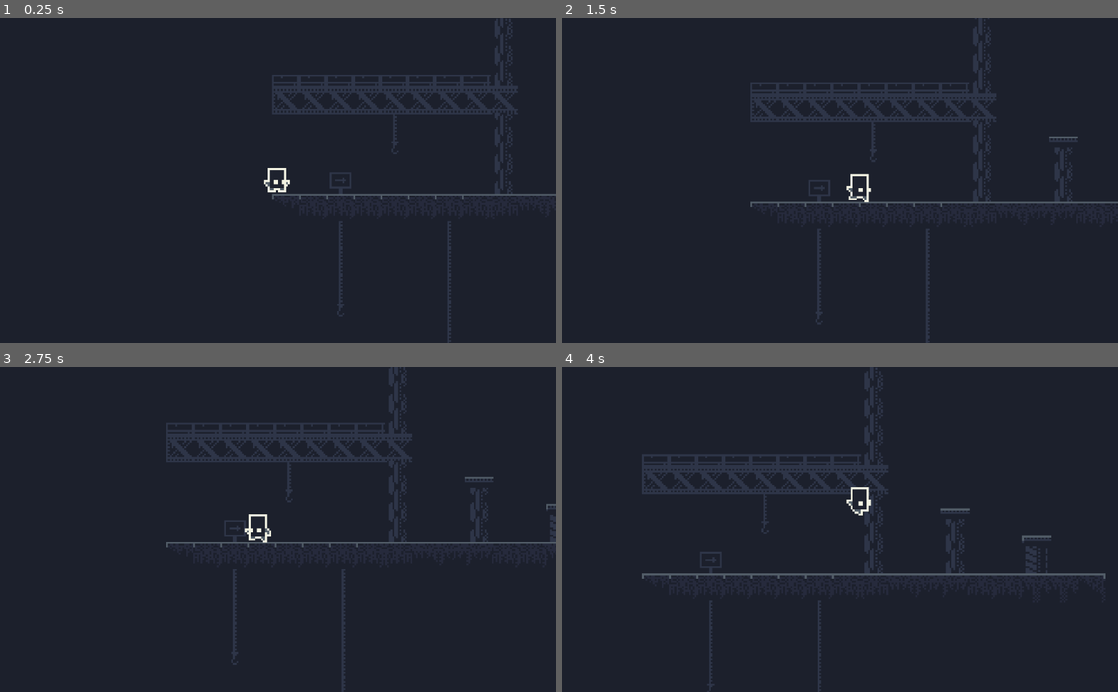
Above: before the commit, frames 1-4 (two rows, left to right).
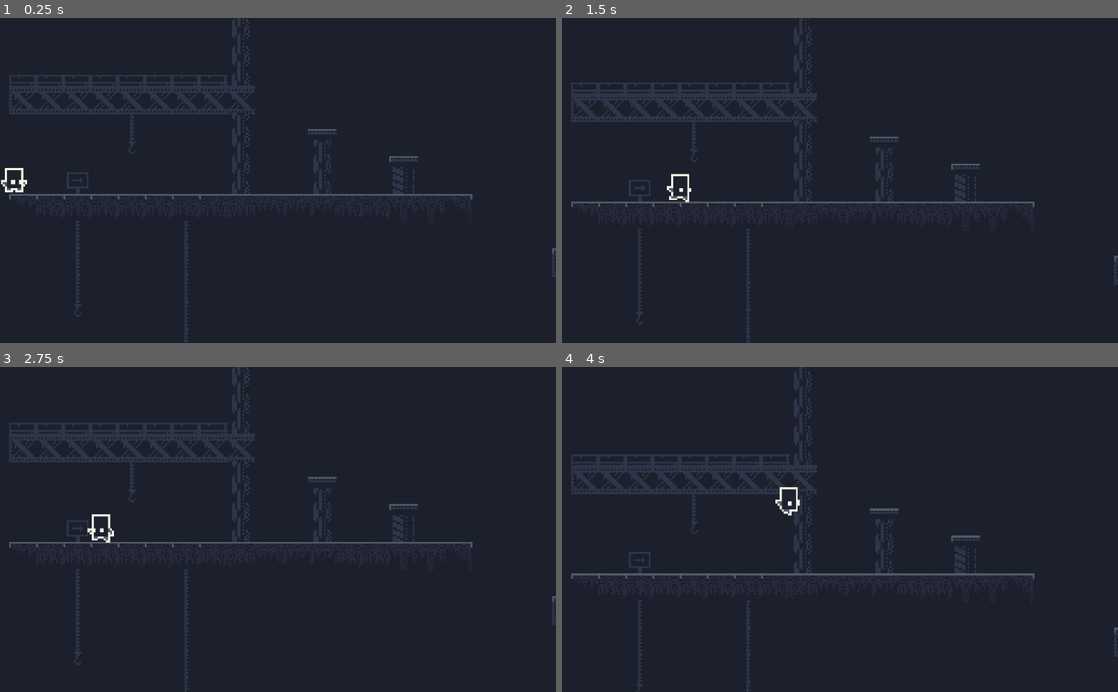
Above: after the commit, the same moments.

Repository: ladroid/IndustrialGame
Game: Godot game, scene res://scenes/Map.tscn
Two runs of this game, one before a commit and one after it. Both use one fixed random seed, a clock stepped at 60 frames per second and the inputs below.
Inputs:
- Up to frame 1 (0.25 s): no input
- Up to frame 2 (1.5 s): hold Right (ui_right) from 0.53 s (still down); tap Up (ui_up) at 0.77 s
- Up to frame 3 (2.75 s): tap Up (ui_up) at 1.52 s; release Right (ui_right) at 2.03 s; hold Left (ui_left) from 2.03 s (still down)
- Up to frame 4 (4 s): release Left (ui_left) at 2.78 s; hold Right (ui_right) from 2.78 s (still down); tap Up (ui_up) at 3.02, 3.77 s

The runs differ from the first frame. In frame 1, 7.7% of the frame differs, in the area x 0-100%, y 0-100%; in frame 2, 7.1%; in frame 3, 6.6%; in frame 4, 5.6%.

Commit message:
improve game

Diff:
--- a/scenes/Fireball.tscn
+++ b/scenes/Fireball.tscn
@@ -12,27 +12,24 @@
 "frames": [ ExtResource( 2 ), ExtResource( 5 ), ExtResource( 1 ), ExtResource( 4 ), ExtResource( 3 ) ],
 "loop": true,
 "name": "fire",
-"speed": 10.0
+"speed": 15.0
 } ]
 
 [sub_resource type="CircleShape2D" id=2]
-radius = 3.08953
+radius = 11.52
 
-[node name="Fireball" type="KinematicBody2D"]
+[node name="KinematicBody2D" type="KinematicBody2D"]
 script = ExtResource( 6 )
-__meta__ = {
-"_edit_group_": true
-}
 
 [node name="AnimatedSprite" type="AnimatedSprite" parent="."]
-scale = Vector2( 0.0231355, 0.0215018 )
+scale = Vector2( 0.023, 0.022 )
 frames = SubResource( 1 )
 animation = "fire"
 
 [node name="CollisionShape2D" type="CollisionShape2D" parent="."]
+scale = Vector2( 0.255, 0.255 )
 shape = SubResource( 2 )
 
 [node name="VisibilityNotifier2D" type="VisibilityNotifier2D" parent="."]
-position = Vector2( -0.0370831, -0.0927074 )
-scale = Vector2( 0.25463, 0.293568 )
-[connection signal="screen_exited" from="VisibilityNotifier2D" to="." method="_on_VisibilityNotifier2D_screen_exited"]
+position = Vector2( -0.152961, 0 )
+scale = Vector2( 0.36849, 0.335712 )
--- a/scenes/Hero.tscn
+++ b/scenes/Hero.tscn
@@ -50,6 +50,7 @@
 [node name="Camera2D" type="Camera2D" parent="."]
 current = true
 zoom = Vector2( 0.3, 0.3 )
+limit_left = -5
 smoothing_enabled = true
 
 [node name="Position2D" type="Position2D" parent="."]
--- a/script/Fireball.gd
+++ b/script/Fireball.gd
@@ -3,6 +3,7 @@
 var velocity = Vector2()
 const speed = 10000
 var direction = 1
+#var direction = Vector2()
 
 func set_fireball_direction(dir):
 	direction = dir
@@ -10,8 +11,13 @@
 		$AnimatedSprite.flip_h = true
 
 func _physics_process(delta):
-	velocity.x = speed * delta * direction
-	#translate(velocity)
+	"""velocity.x = speed * delta * direction
+	move_and_slide(velocity)
+	if get_slide_count() > 0:
+		var collision = get_slide_collision(0)
+		if collision != null:
+			direction = direction.bounce(collision.normal)"""
+	velocity.x = speed * delta
 	var collision = move_and_collide(velocity * delta)
 	$AnimatedSprite.play("fire")
 	if collision:
